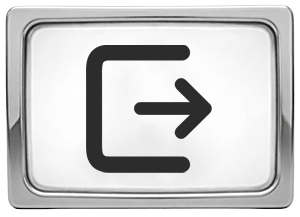
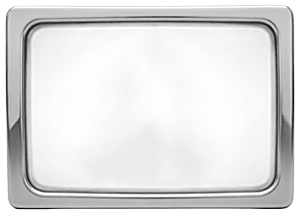
Revision of a layered w=300, h=217 image; what changed, layer by layer:
hid "退出" over (86, 45, 212, 173)
